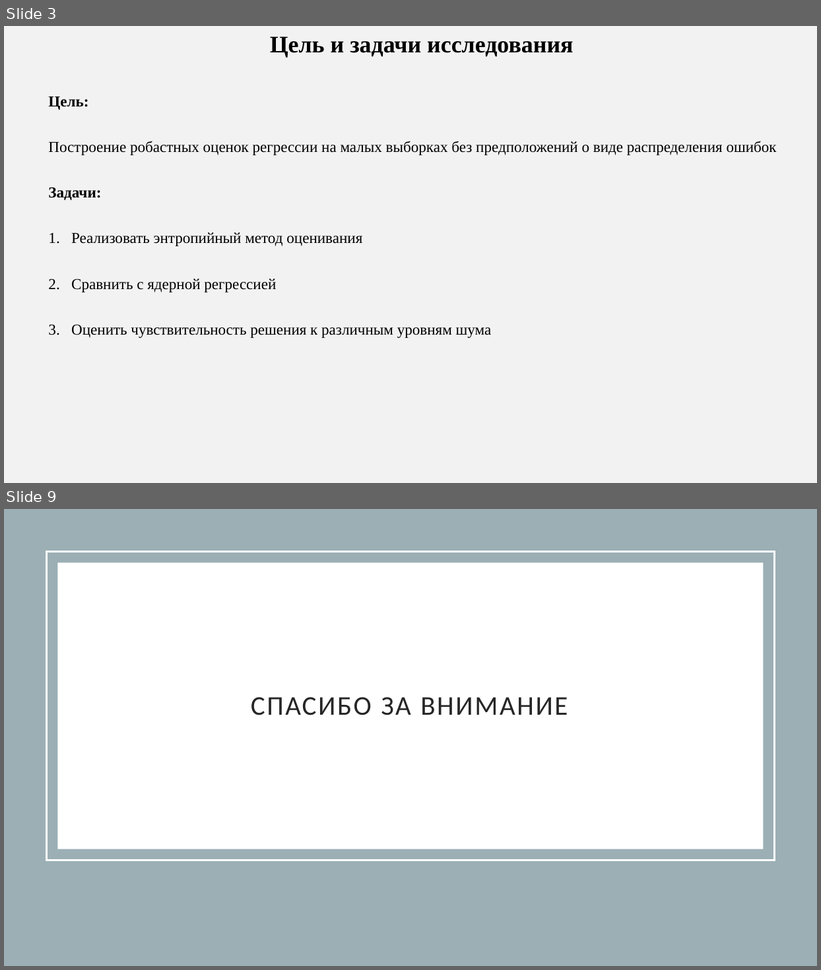
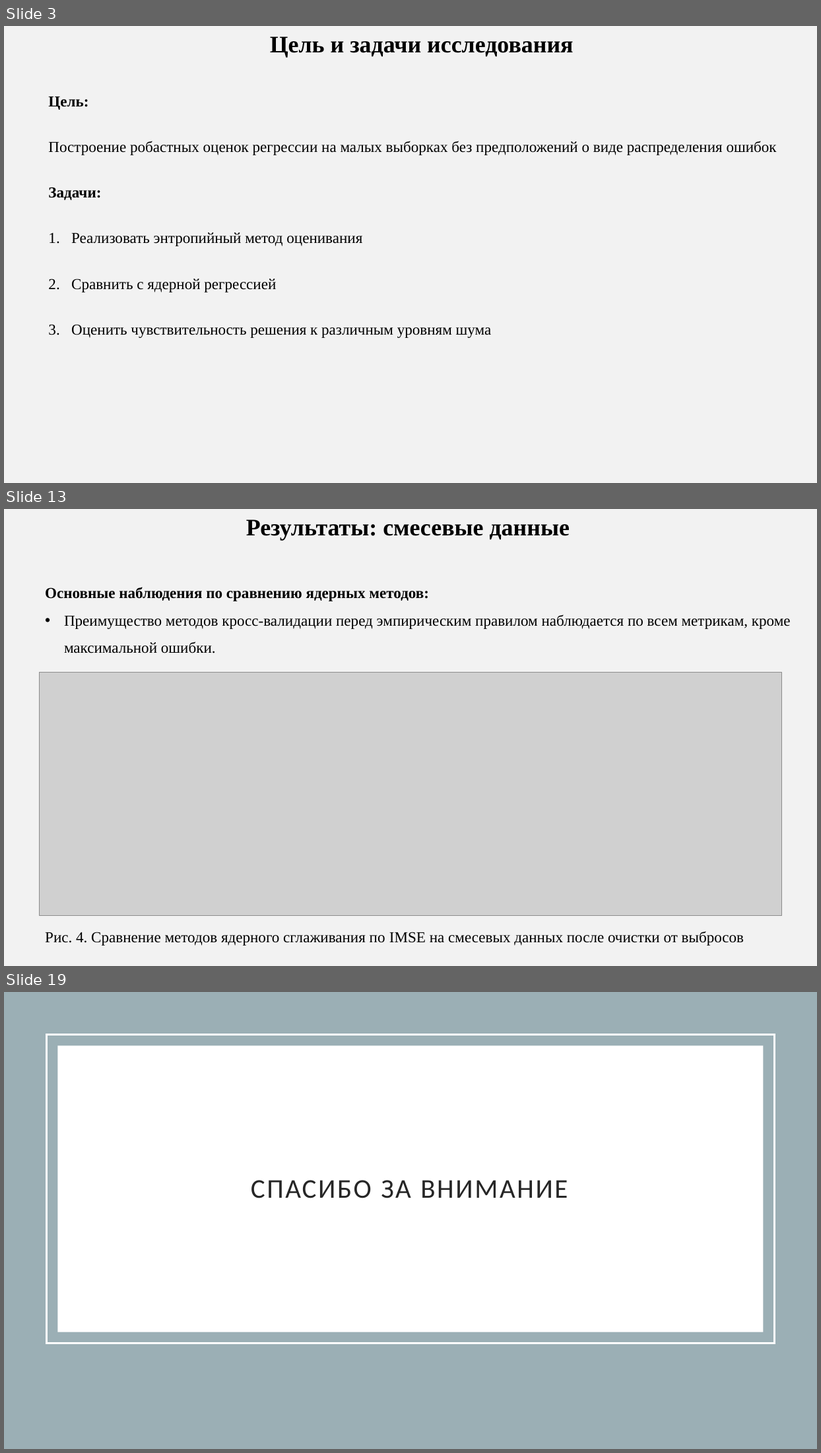
Before and after one commit to AnfimovAleksandr/mag_diploma, a slide deck: Тезис_для_конференции/Anfimov_tezis.pptx. Shown one above the other, each under a label of ours: slides 3 and 9 before the commit, slides 3, 13 and 19 after it; the slides between them are not shown. The pictures are 821x970 and 821x1453 pixels, drawn with LibreOffice and Linux fonts; fonts in the diff are those of the drawing; grey boxes stand for pictures. Boxes give left, top, right and bottom in pixels: in the first picture for what was removed or moved away, otherwise in the second. Text is boxed around its words. In the diff, an @@ line names an element or a change of style, - is before the commit and + after.

```diff
--- a/Тезис_для_конференции/Anfimov_tezis.pptx
+++ b/Тезис_для_конференции/Anfimov_tezis.pptx
@@ slide 13 added at (x1=4, y1=509, x2=817, y2=966), background #F2F2F2 @@
@@ text added at (x1=246, y1=520, x2=570, y2=540), 28 pt, text #000000, bold @@
+Результаты: смесевые данные
@@ text added at (x1=45, y1=587, x2=791, y2=654), 18 pt, text #000000 @@
+Основные наблюдения по сравнению ядерных методов:
+• Преимущество методов кросс-валидации перед эмпирическим правилом наблюдается по всем метрикам, кроме максимальной ошибки.
@@ picture added at (x1=39, y1=673, x2=781, y2=916) @@
@@ text added at (x1=45, y1=931, x2=744, y2=946), 18 pt, text #000000 @@
+Рис. 4. Сравнение методов ядерного сглаживания по IMSE на смесевых данных после очистки от выбросов
@@ what was slide 9 is now slide 19 @@
```
Also in this commit, not shown: 5 slides changed, 10 other slides added, 1 slide removed, 11 other files.
